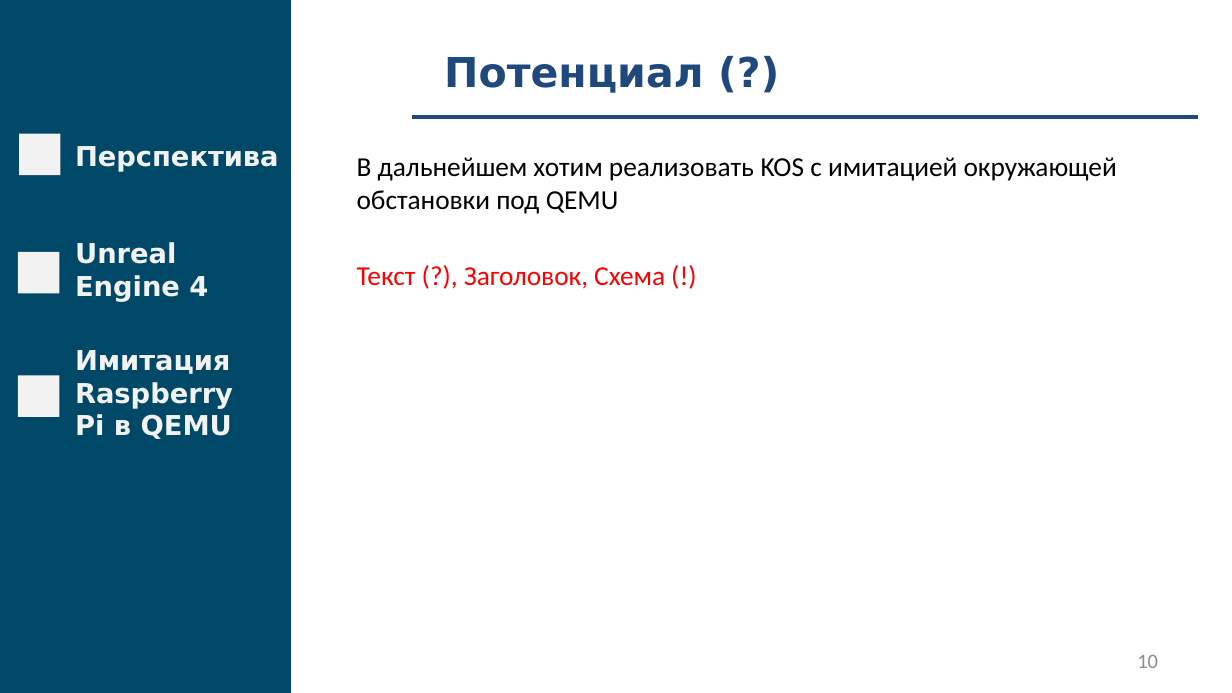
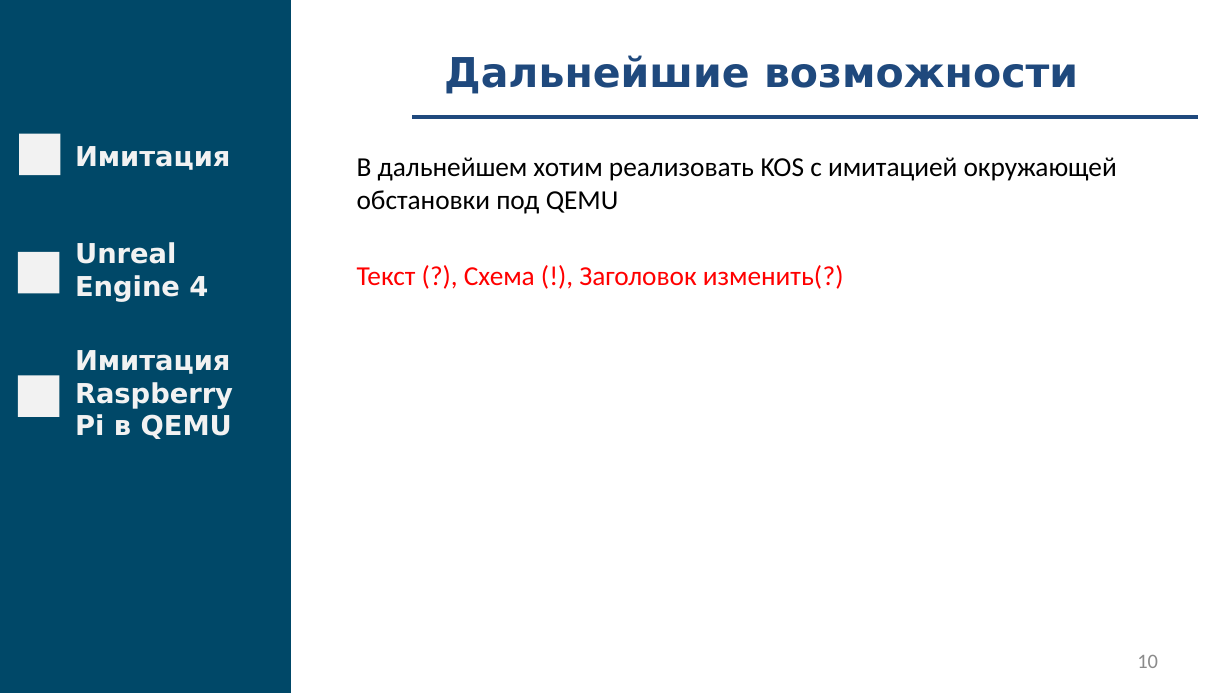
Before and after one commit to fanglores/Gagarin-2022, a slide deck: slide 10 of doc/Presentation.pptx. Drawn at 1232x693 pixels with LibreOffice and Linux fonts; fonts in the diff are those of the drawing. Boxes give left, top, right and bottom in pixels: in the first picture for what was removed or moved away, otherwise in the second. Text is boxed around its words. In the diff, an @@ line names an element or a change of style, - is before the commit and + after.

```diff
--- a/doc/Presentation.pptx
+++ b/doc/Presentation.pptx
@@ text at (444, 55, 1078, 94): text changed @@
-Потенциал (?)
+Дальнейшие возможности
@@ text at (75, 146, 230, 170): text changed @@
-Перспектива
+Имитация
@@ text at (357, 265, 844, 289): text changed @@
-Текст (?), Заголовок, Схема (!)
+Текст (?), Схема (!), Заголовок изменить(?)
```
Also in this commit, not shown: 2 other slides changed.
